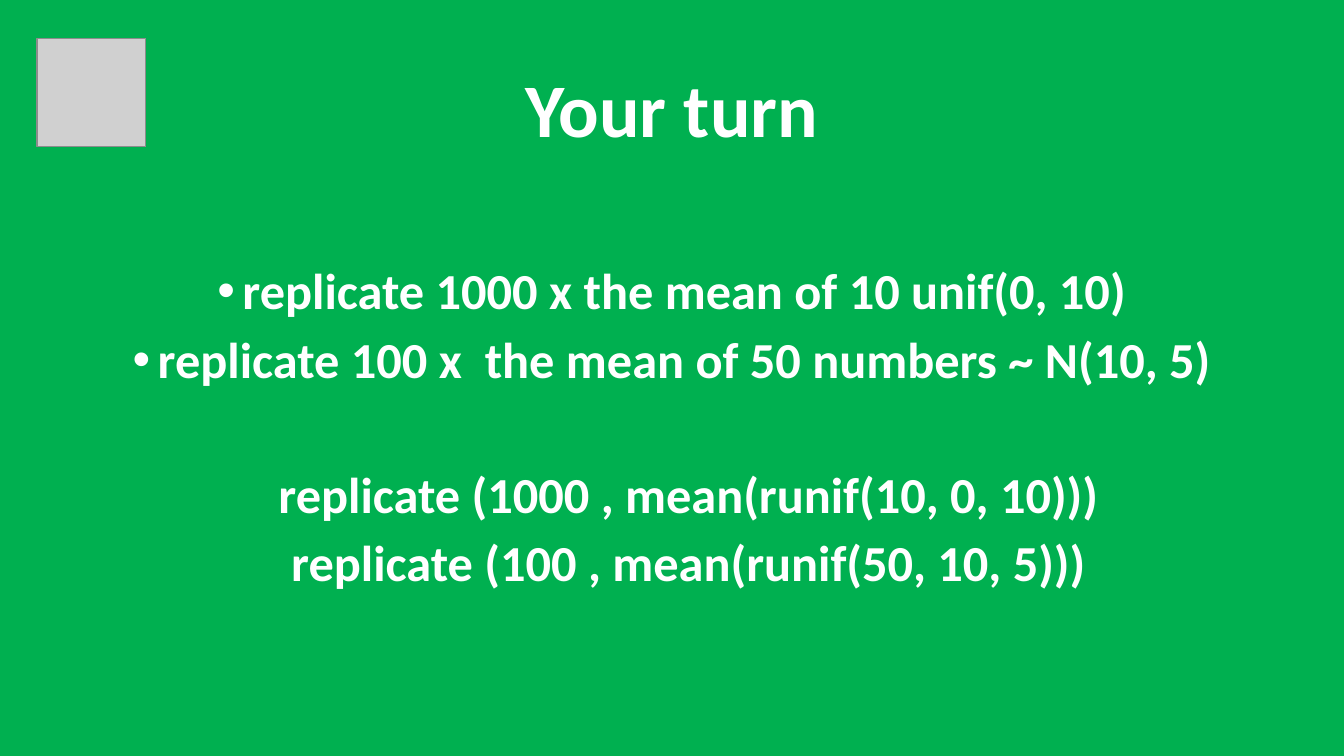
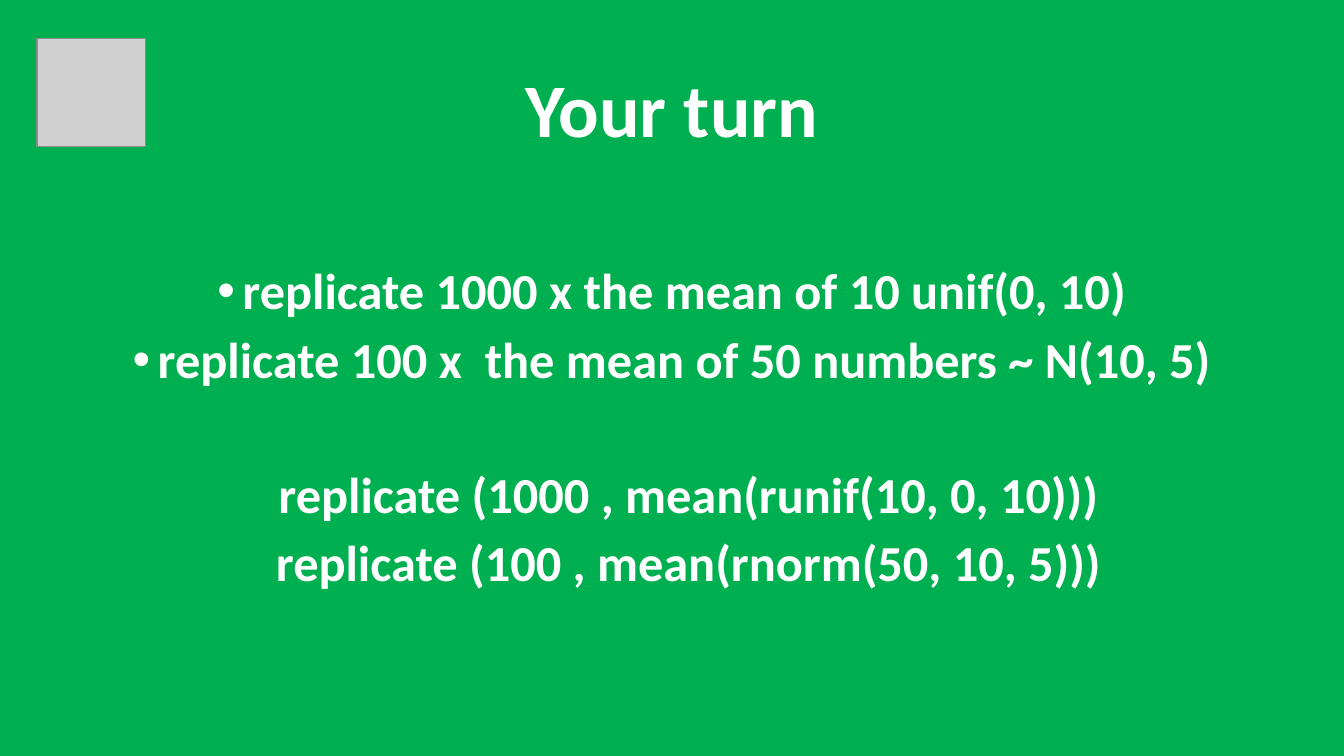
Before and after one commit to MalikaIhle/simulation_course, a slide deck: slide 9 of 6_Simulations.pptx (slide 10 before the commit). Drawn at 1344x756 pixels with LibreOffice and Linux fonts; fonts in the diff are those of the drawing; grey boxes stand for pictures. Boxes give left, top, right and bottom in pixels: in the first picture for what was removed or moved away, otherwise in the second. Text is boxed around its words. In the diff, an @@ line names an element or a change of style, - is before the commit and + after.

```diff
--- a/6_Simulations.pptx
+++ b/6_Simulations.pptx
@@ text at (x1=276, y1=543, x2=1101, y2=589): text changed @@
-replicate (100 , mean(runif(50, 10, 5)))
+replicate (100 , mean(rnorm(50, 10, 5)))
```
Also in this commit, not shown: 8 other slides changed, 3 slides added.
